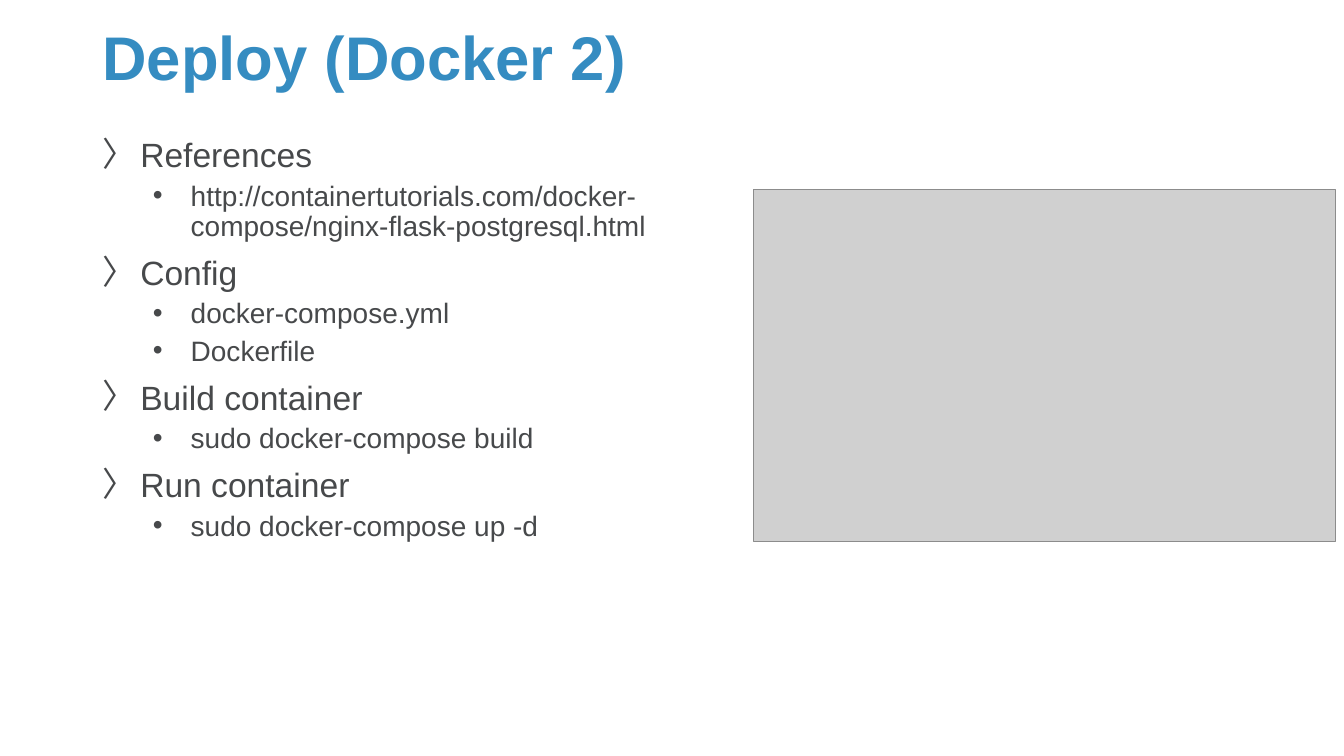
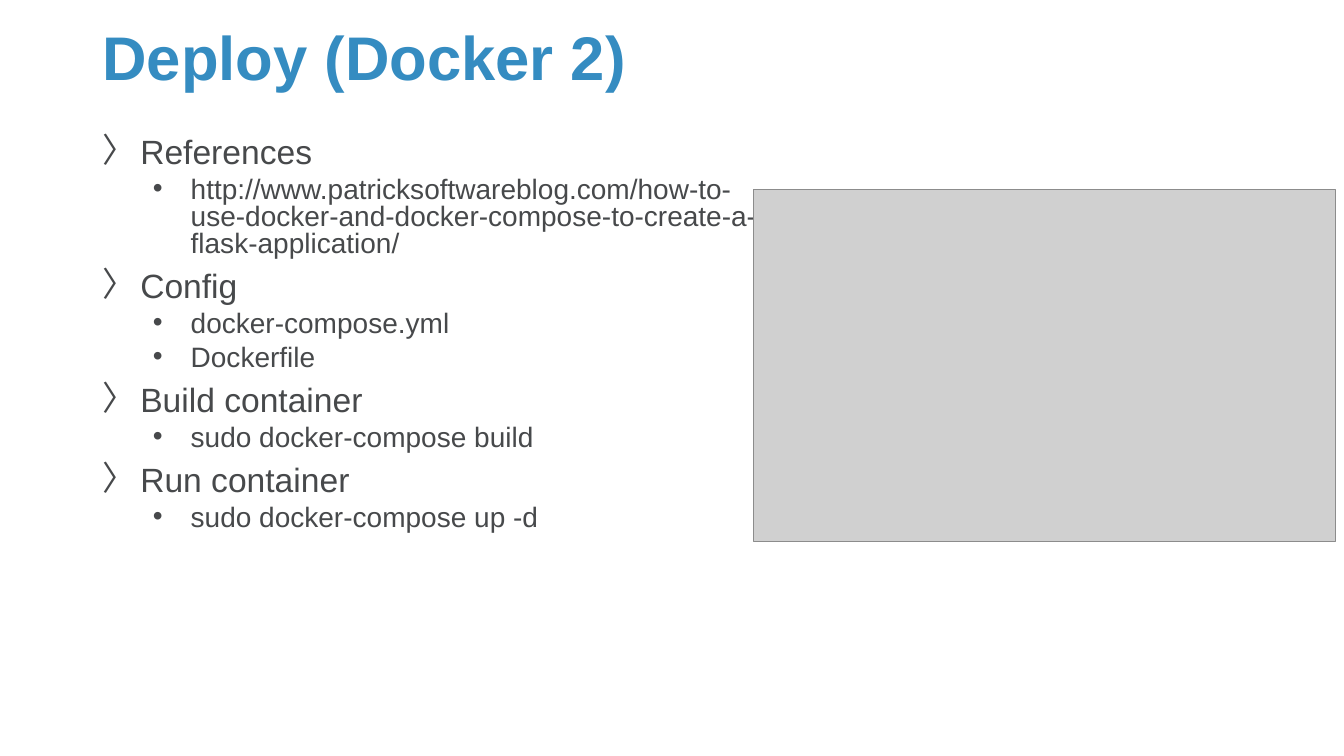
Before and after one commit to Sparks-Lu/TechNotes, a slide deck: slide 11 of Web/Flask-Notes.pptx (slide 10 before the commit). Drawn at 1344x756 pixels with LibreOffice and Linux fonts; fonts in the diff are those of the drawing; grey boxes stand for pictures; background and template pictures are left out. Boxes give left, top, right and bottom in pixels: in the first picture for what was removed or moved away, otherwise in the second. Text is boxed around its words. In the diff, an @@ line names an element or a change of style, - is before the commit and + after.

```diff
--- a/Web/Flask-Notes.pptx
+++ b/Web/Flask-Notes.pptx
@@ text at (x1=140, y1=139, x2=538, y2=532): line spacing 0.9 to 0.8 @@
@@ text at (x1=191, y1=178, x2=756, y2=258): text changed @@
-  • http://containertutorials.com/docker-compose/nginx-flask-postgresql.html
+  • http://www.patricksoftwareblog.com/how-to-use-docker-and-docker-compose-to-create-a-flask-application/
```
Also in this commit, not shown: 4 other slides changed, 4 slides added, 8 other files.
